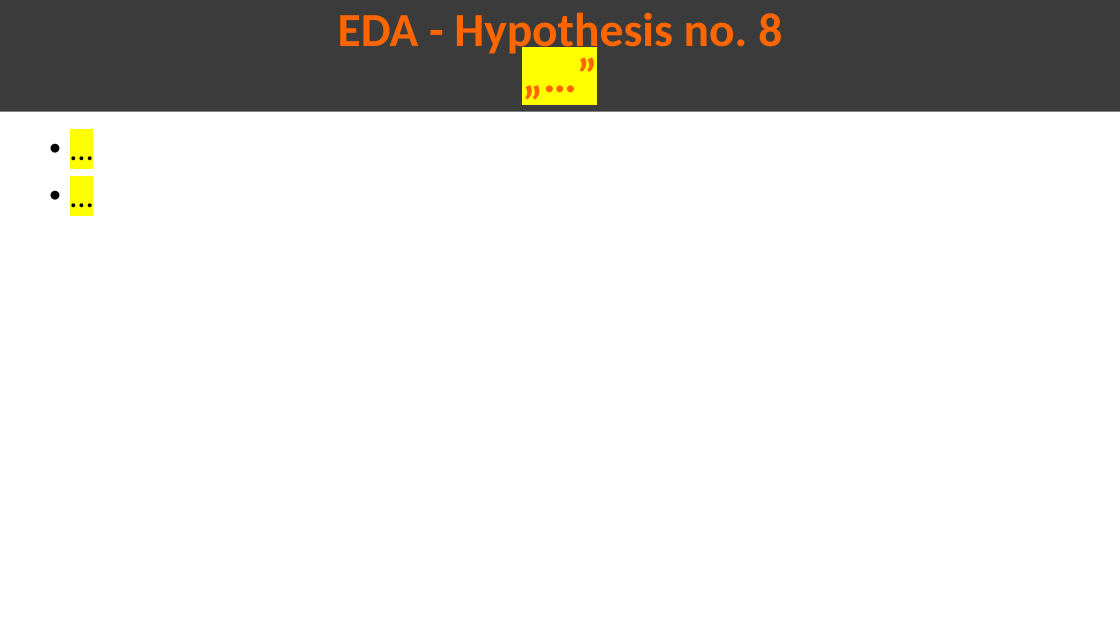
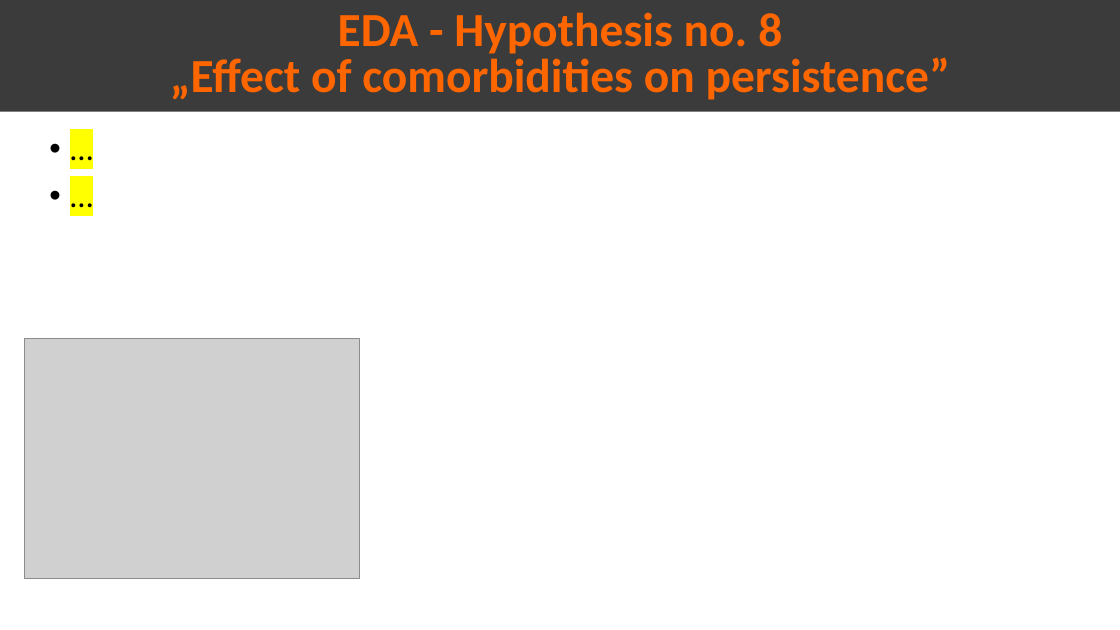
Before and after one commit to Omar-Safwat/HealthCare_project, a slide deck: slide 18 of Week_10-11/Presentation_EDA.pptx. Drawn at 1120x630 pixels with LibreOffice and Linux fonts; fonts in the diff are those of the drawing; grey boxes stand for pictures. Boxes give left, top, right and bottom in pixels: in the first picture for what was removed or moved away, otherwise in the second. Text is boxed around its words. In the diff, an @@ line names an element or a change of style, - is before the commit and + after.

```diff
--- a/Week_10-11/Presentation_EDA.pptx
+++ b/Week_10-11/Presentation_EDA.pptx
@@ text in rectangle at box(170, 52, 951, 100): text changed @@
-„…”
+„Effect of comorbidities on persistence”
@@ picture added at box(24, 339, 360, 578) @@
```
Also in this commit, not shown: 3 other slides changed.
